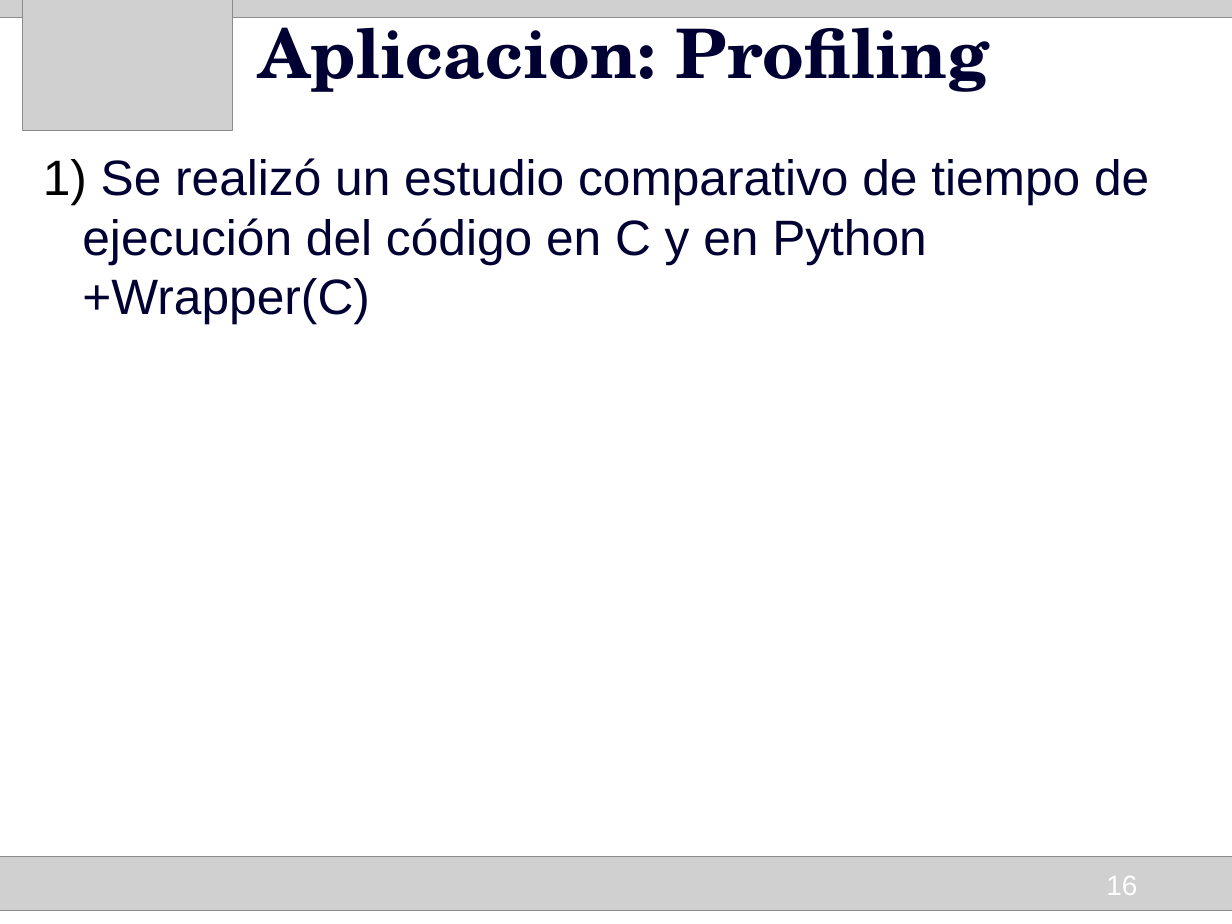
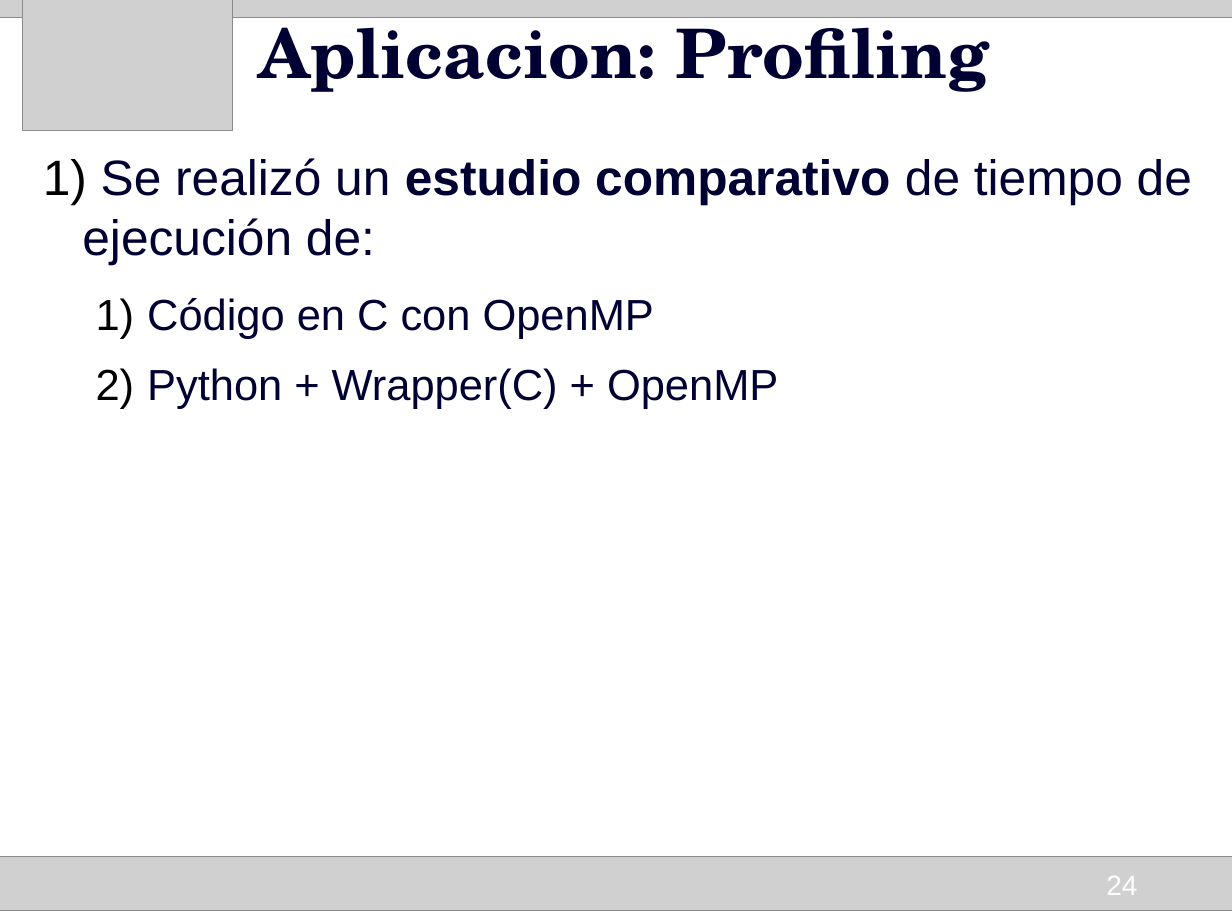
Before and after one commit to HumbertoCelleri/ljmd, a slide deck: slide 24 of presentacion/Presentacion.odp (slide 16 before the commit). Drawn at 1232x924 pixels with LibreOffice and Linux fonts; fonts in the diff are those of the drawing; grey boxes stand for pictures. Boxes give left, top, right and bottom in pixels: in the first picture for what was removed or moved away, otherwise in the second. Text is boxed around its words. In the diff, an @@ line names an element or a change of style, - is before the commit and + after.

```diff
--- a/presentacion/Presentacion.odp
+++ b/presentacion/Presentacion.odp
@@ text at (82,158,1192,409): text changed @@
-1) Se realizó un estudio comparativo de tiempo de ejecución del código en C y en Python +Wrapper(C)
+1) Se realizó un estudio comparativo de tiempo de ejecución de:
+  1) Código en C con OpenMP
+  2) Python + Wrapper(C) + OpenMP
@@ page number at (1106,876,1137,895): text changed @@
-16
+24
```
Also in this commit, not shown: 7 other slides changed, 9 slides added.
